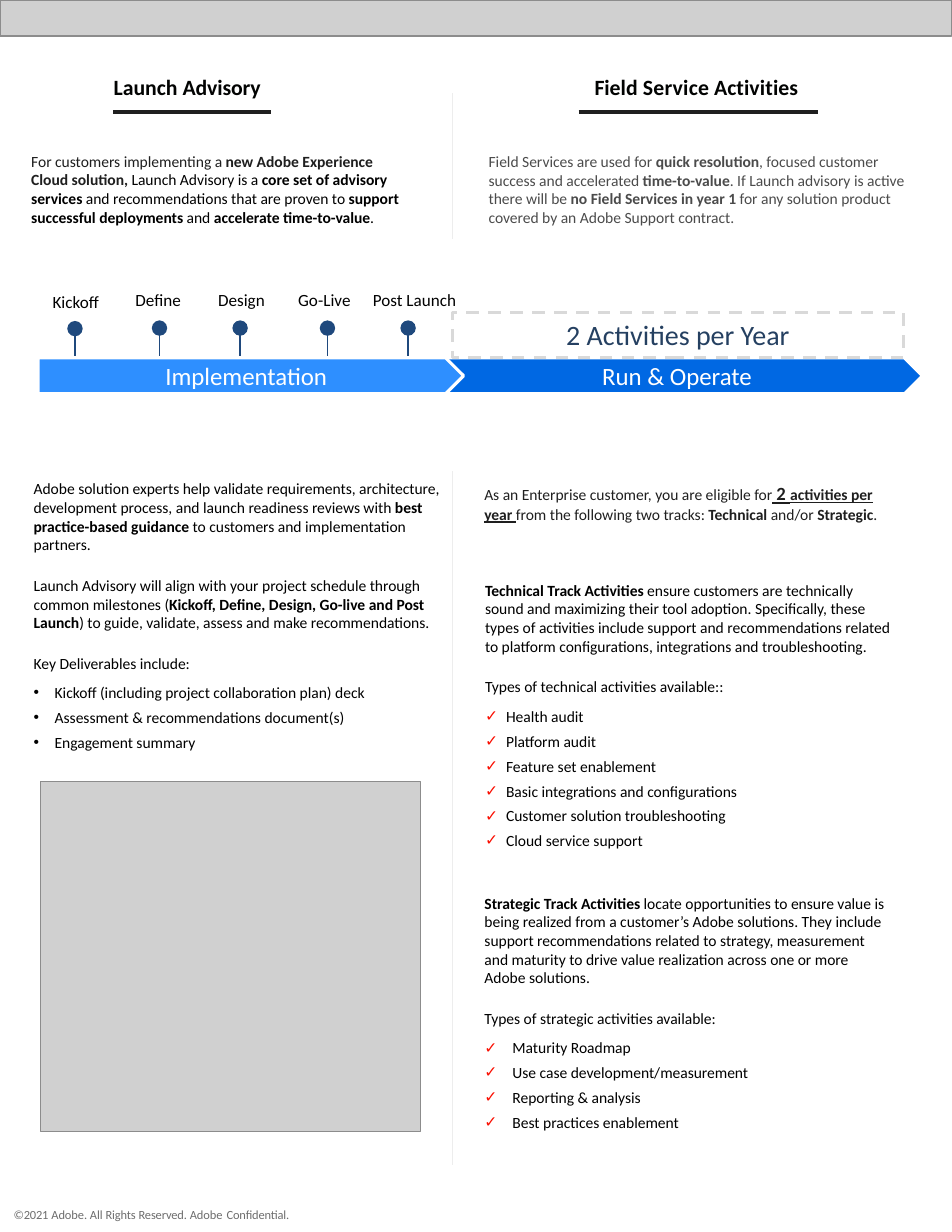
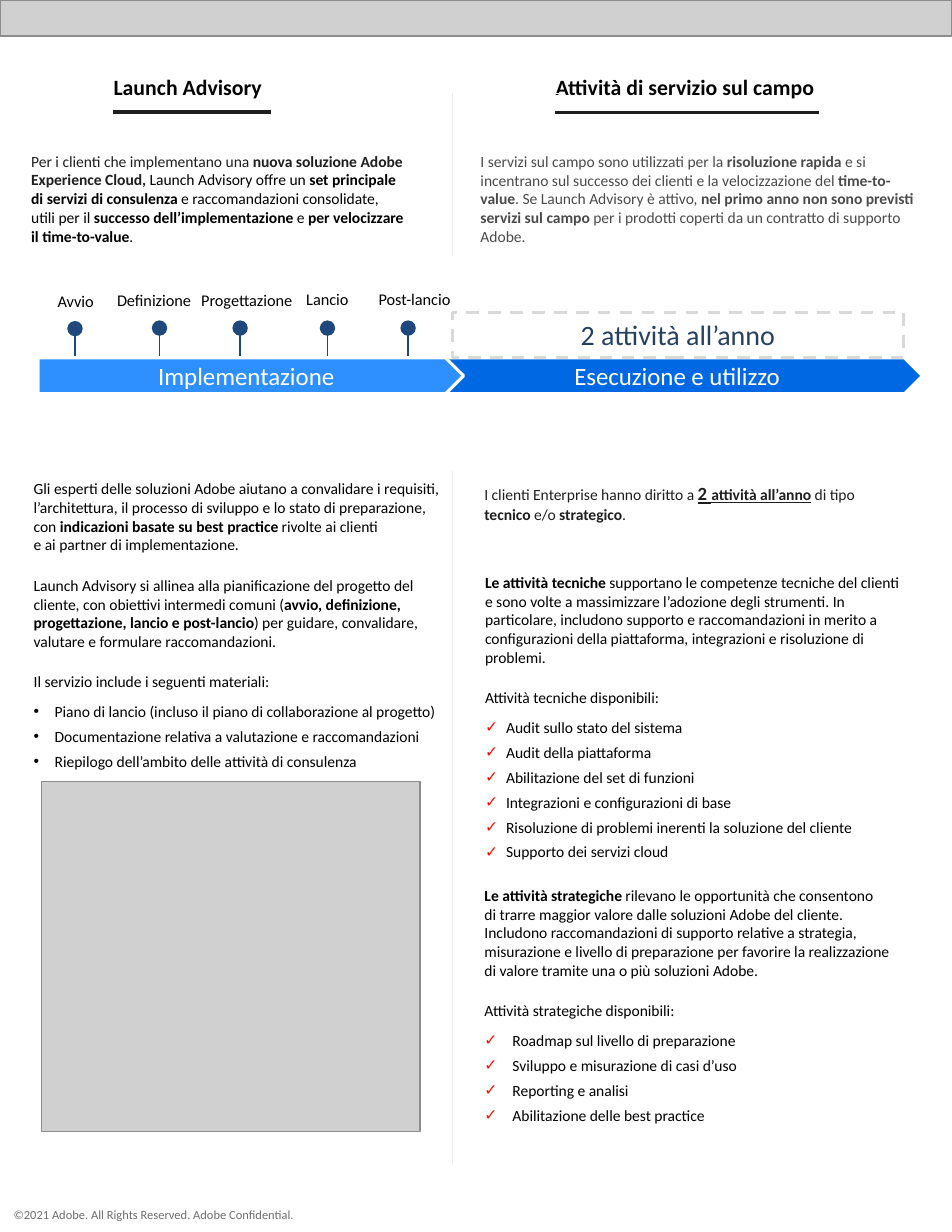
Before and after one commit to AdobeDocs/support-resources.it-IT, a slide deck: slide 3 of help/data-sheets/assets/EnterpriseSupportDatasheet.pptx. Drawn at 952x1232 pixels with LibreOffice and Linux fonts; fonts in the diff are those of the drawing; grey boxes stand for pictures. Boxes give left, top, right and bottom in pixels: in the first picture for what was removed or moved away, otherwise in the second. Text is boxed around its words. In the diff, an @@ line names an element or a change of style, - is before the commit and + after.

```diff
--- a/help/data-sheets/assets/EnterpriseSupportDatasheet.pptx
+++ b/help/data-sheets/assets/EnterpriseSupportDatasheet.pptx
@@ text at [556, 79, 814, 99]: text changed @@
-Field Service Activities
+Attività di servizio sul campo
@@ freeform shape: place and size @@
-freeform shape at [452, 93, 458, 239]
+freeform shape at [452, 93, 458, 255]
@@ freeform shape: place and size @@
-freeform shape at [579, 112, 819, 119]
+freeform shape at [554, 112, 819, 120]
@@ text at [31, 156, 403, 242]: text changed @@
-For customers implementing a new Adobe Experience Cloud solution, Launch Advisory is a core set of advisory services and recommendations that are proven to support successful deployments and accelerate time-to-value.
+Per i clienti che implementano una nuova soluzione Adobe Experience Cloud, Launch Advisory offre un set principale
+di servizi di consulenza e raccomandazioni consolidate,
+utili per il successo dell’implementazione e per velocizzare
+il time-to-value.
@@ text at [480, 156, 914, 242]: text changed @@
-Field Services are used for quick resolution, focused customer success and accelerated time-to-value. If Launch advisory is active there will be no Field Services in year 1 for any solution product covered by an Adobe Support contract.
+I servizi sul campo sono utilizzati per la risoluzione rapida e si incentrano sul successo dei clienti e la velocizzazione del time-to-value. Se Launch Advisory è attivo, nel primo anno non sono previsti servizi sul campo per i prodotti coperti da un contratto di supporto Adobe.
@@ text at [58, 296, 94, 307]: text changed; size 11 to 10.5 pt @@
-Kickoff
+Avvio
@@ text at [117, 294, 191, 306]: text changed; size 11 to 10.5 pt @@
-Define
+Definizione
@@ text at [201, 295, 292, 309]: text changed; size 11 to 10.5 pt @@
-Design
+Progettazione
@@ text at [306, 294, 348, 305]: text changed; size 11 to 10.5 pt @@
-Go-Live
+Lancio
@@ text at [379, 293, 451, 305]: text changed; size 11 to 10.5 pt @@
-Post Launch
+Post-lancio
@@ text in rectangle at [581, 325, 775, 345]: text changed @@
-2 Activities per Year
+2 attività all’anno
@@ text in pentagon arrow at [158, 367, 334, 389]: text changed @@
-Implementation
+Implementazione
@@ text in pentagon arrow at [574, 367, 779, 386]: text changed @@
-Run & Operate
+Esecuzione e utilizzo
@@ text at [34, 483, 439, 770]: text changed @@
-Adobe solution experts help validate requirements, architecture, development process, and launch readiness reviews with best practice-based guidance to customers and implementation partners.
-Launch Advisory will align with your project schedule through common milestones (Kickoff, Define, Design, Go-live and Post Launch) to guide, validate, assess and make recommendations.
-Key Deliverables include:
-• Kickoff (including project collaboration plan) deck
-• Assessment & recommendations document(s)
-• Engagement summary
+Gli esperti delle soluzioni Adobe aiutano a convalidare i requisiti, l’architettura, il processo di sviluppo e lo stato di preparazione,
+con indicazioni basate su best practice rivolte ai clienti
+e ai partner di implementazione.
+Launch Advisory si allinea alla pianificazione del progetto del cliente, con obiettivi intermedi comuni (avvio, definizione, progettazione, lancio e post-lancio) per guidare, convalidare, valutare e formulare raccomandazioni.
+Il servizio include i seguenti materiali:
+• Piano di lancio (incluso il piano di collaborazione al progetto)
+• Documentazione relativa a valutazione e raccomandazioni
+• Riepilogo dell’ambito delle attività di consulenza
@@ text at [484, 488, 855, 523]: text changed @@
-As an Enterprise customer, you are eligible for 2 activities per year from the following two tracks: Technical and/or Strategic.
+I clienti Enterprise hanno diritto a 2 attività all’anno di tipo tecnico e/o strategico.
@@ text at [485, 577, 899, 860]: text changed @@
-Technical Track Activities ensure customers are technically sound and maximizing their tool adoption. Specifically, these types of activities include support and recommendations related to platform configurations, integrations and troubleshooting.
-Types of technical activities available::
-✓ Health audit
-✓ Platform audit
-✓ Feature set enablement
-✓ Basic integrations and configurations
-✓ Customer solution troubleshooting
-✓ Cloud service support
+Le attività tecniche supportano le competenze tecniche del clienti e sono volte a massimizzare l’adozione degli strumenti. In particolare, includono supporto e raccomandazioni in merito a configurazioni della piattaforma, integrazioni e risoluzione di problemi.
+Attività tecniche disponibili:
+✓ Audit sullo stato del sistema
+✓ Audit della piattaforma
+✓ Abilitazione del set di funzioni
+✓ Integrazioni e configurazioni di base
+✓ Risoluzione di problemi inerenti la soluzione del cliente
+✓ Supporto dei servizi cloud
@@ text at [484, 890, 890, 1124]: text changed @@
-Strategic Track Activities locate opportunities to ensure value is being realized from a customer’s Adobe solutions. They include support recommendations related to strategy, measurement and maturity to drive value realization across one or more Adobe solutions.
-Types of strategic activities available:
-✓ Maturity Roadmap
-✓ Use case development/measurement
-✓ Reporting & analysis
-✓ Best practices enablement
+Le attività strategiche rilevano le opportunità che consentono
+di trarre maggior valore dalle soluzioni Adobe del cliente.
+Includono raccomandazioni di supporto relative a strategia, misurazione e livello di preparazione per favorire la realizzazione
+di valore tramite una o più soluzioni Adobe.
+Attività strategiche disponibili:
+✓ Roadmap sul livello di preparazione
+✓ Sviluppo e misurazione di casi d’uso
+✓ Reporting e analisi
+✓ Abilitazione delle best practice
@@ text "©2021 Adobe. All Rights Reserved. ..." at [14, 1210, 293, 1221]: letter spacing -0.1 to 0 pt @@
```
Also in this commit, not shown: 2 other slides changed, 1 slide added, 1 slide removed, 3 other files.
